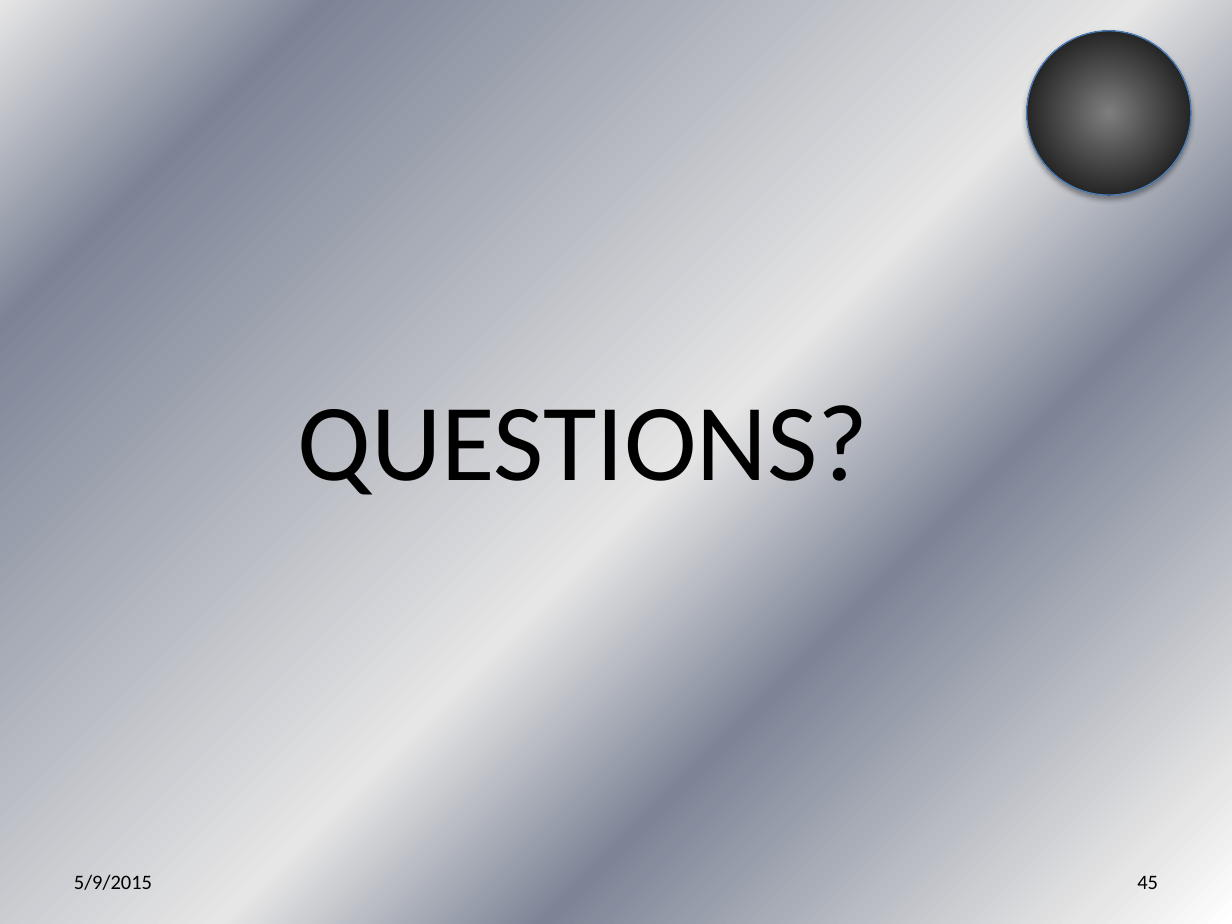
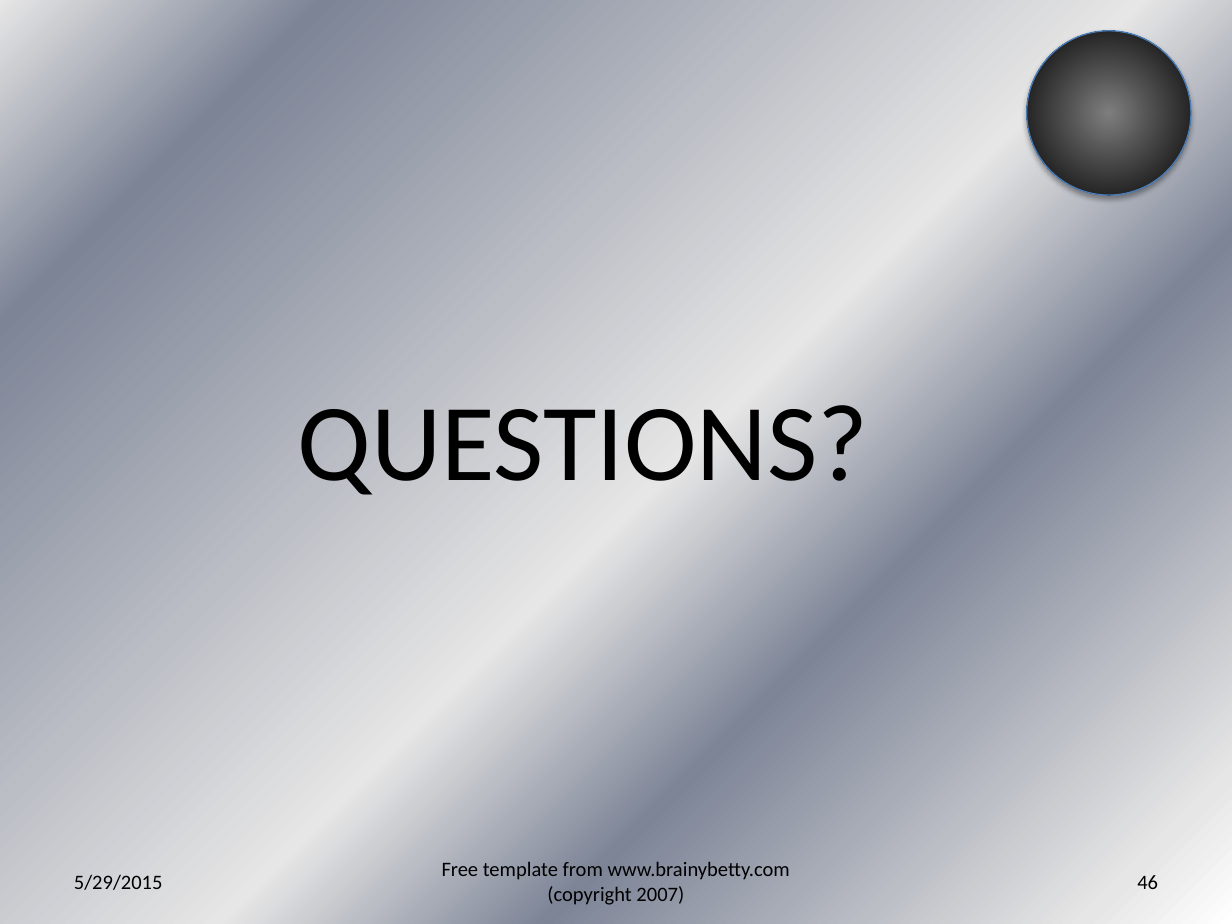
Before and after one commit to jegroom102080/What_is_Data_Science_Anyway, a slide deck: slide 46 of What is Data Science Anyway.pptx (slide 45 before the commit). Drawn at 1232x924 pixels with LibreOffice and Linux fonts; fonts in the diff are those of the drawing. Boxes give left, top, right and bottom in pixels: in the first picture for what was removed or moved away, otherwise in the second. Text is boxed around its words. In the diff, an @@ line names an element or a change of style, - is before the commit and + after.

```diff
--- a/What is Data Science Anyway.pptx
+++ b/What is Data Science Anyway.pptx
@@ text added at box(442, 861, 790, 905), 12 pt, text #000000 @@
+Free template from www.brainybetty.com (copyright 2007)
@@ text at box(74, 874, 163, 890): text changed @@
-5/9/2015
+5/29/2015
@@ page number at box(1137, 875, 1158, 889): text changed @@
-45
+46
```
Also in this commit, not shown: 43 other slides changed, 1 slide added, 1 other file.
